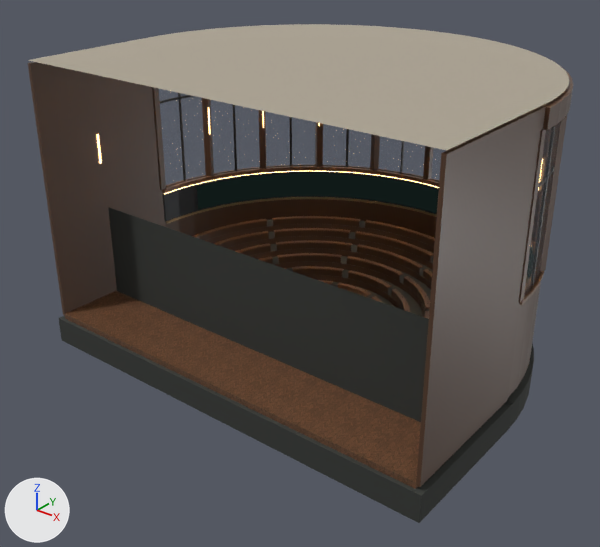
One commit to the glTF model public/models/parlament.glb: the scene before it, then after it.
Both versions are drawn from a camera (50 mm lens) standing at (0.747, -0.967, 0.687) and looking at (-0.016, -0.014, 0.096). The axes (+X, +Y, +Z) are drawn at lower left. The lights are the same throughout. The older version comes first. Vertices at exactly the same position are counted once.

The first picture shows 'integrovaná hlasovacia tabuľa', 'okenný parapet', 'pilastre okien', 'podlaha', 'rám integrovanej tabule', 'sokel budovy', 'stena', 'strop', 'svietidlá pri oknách', 'vnútorná stena predsedníctva', 'zrazené hrany lavíc', 'čelo lavíc', 'čelá stupňov' and 6 more.
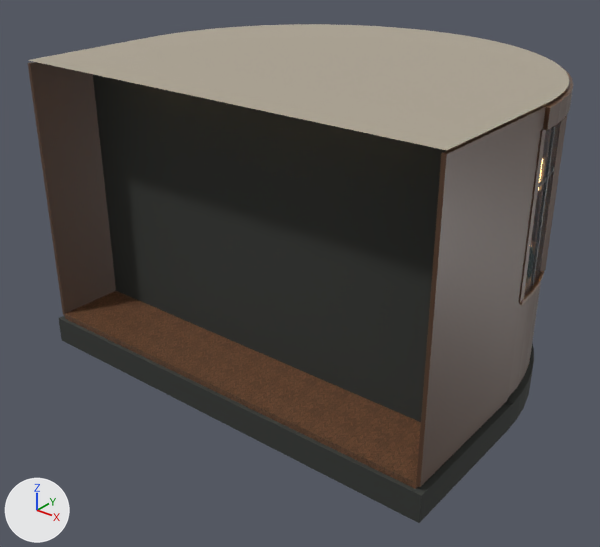
What differs and where, as boxes [x1, y1, x2, y2] in the pictures (600 x 547 px; the box of a moved part takes in the faces that stretch with it):
'vnútorná stena predsedníctva', reshaped
    before: [108, 207, 429, 422]
    after: [93, 74, 495, 422]
'svietidlá pri oknách', reshaped (mostly hidden afterwards)
    before: [96, 107, 543, 190]
    after: [538, 159, 543, 190]
part 1 of me_svietidlá_pri_oknách, moved or reshaped (not visible afterwards)
    before: [96, 134, 102, 164]
'integrovaná hlasovacia tabuľa', unchanged, covered by the edit
    before: [197, 173, 534, 279]
    after: [527, 247, 534, 279]
'čelo lavíc', unchanged, covered by the edit
    before: [198, 219, 435, 311]
'čelá stupňov', unchanged, covered by the edit
    before: [205, 224, 434, 317]
'zrazené hrany lavíc', unchanged, covered by the edit
    before: [192, 216, 435, 319]

The change, as a diff of the scene's bpy script:
```diff
--- a/public/models/parlament.glb.py
+++ b/public/models/parlament.glb.py
@@ me_svietidlá_pri_oknách @@
 # used by ob_svietidlá_pri_oknách; location = (0.0, 0.0, 0.0)
-me_svietidlá_pri_oknách.from_pydata(...)  # 88 vertices, 132 faces; spans x -0.35..0.35, y -0.134..0.345, z 0.245..0.295
+me_svietidlá_pri_oknách.from_pydata(...)  # 88 vertices, 132 faces; spans x -0.35..0.35, y -0.072..0.345, z 0.245..0.295
+# me_svietidlá_pri_oknách part 1: the loose piece of 8 vertices spanning x -0.35..-0.347, y -0.134..-0.13, z 0.245..0.295 is moved by (0.0, 0.062, 0.0)
+# other edits to the shape of me_svietidlá_pri_oknách do not show in these pictures
 me_svietidlá_pri_oknách.materials.append(mat_svietidlá)
@@ me_vnútorná_stena_predsedníctva @@
 # used by ob_vnútorná_stena_predsedníctva; location = (0.0, 0.0, 0.0)
-me_vnútorná_stena_predsedníctva.from_pydata(...)  # 4 vertices, 2 faces; spans x -0.347..0.347, y -0.128, z 0.004..0.166
-me_vnútorná_stena_predsedníctva.vertices[0].co = (-0.347, -0.128, 0.004)  # pixel (117, 291)
-me_vnútorná_stena_predsedníctva.vertices[1].co = (-0.347, -0.128, 0.166)  # pixel (108, 207)
-me_vnútorná_stena_predsedníctva.vertices[2].co = (0.347, -0.128, 0.166)
-me_vnútorná_stena_predsedníctva.vertices[3].co = (0.347, -0.128, 0.004)
+me_vnútorná_stena_predsedníctva.from_pydata(...)  # 4 vertices, 2 faces; spans x -0.352..0.352, y -0.128, z 0.004..0.432
+# me_vnútorná_stena_predsedníctva part 2
+me_vnútorná_stena_predsedníctva.vertices[0].co = (-0.352, -0.128, 0.004)
+me_vnútorná_stena_predsedníctva.vertices[1].co = (-0.352, -0.128, 0.432)  # pixel (88, 49)
+me_vnútorná_stena_predsedníctva.vertices[2].co = (0.352, -0.128, 0.432)  # pixel (495, 126)
+me_vnútorná_stena_predsedníctva.vertices[3].co = (0.352, -0.128, 0.004)
 me_vnútorná_stena_predsedníctva.materials.append(mat_stena)
```
